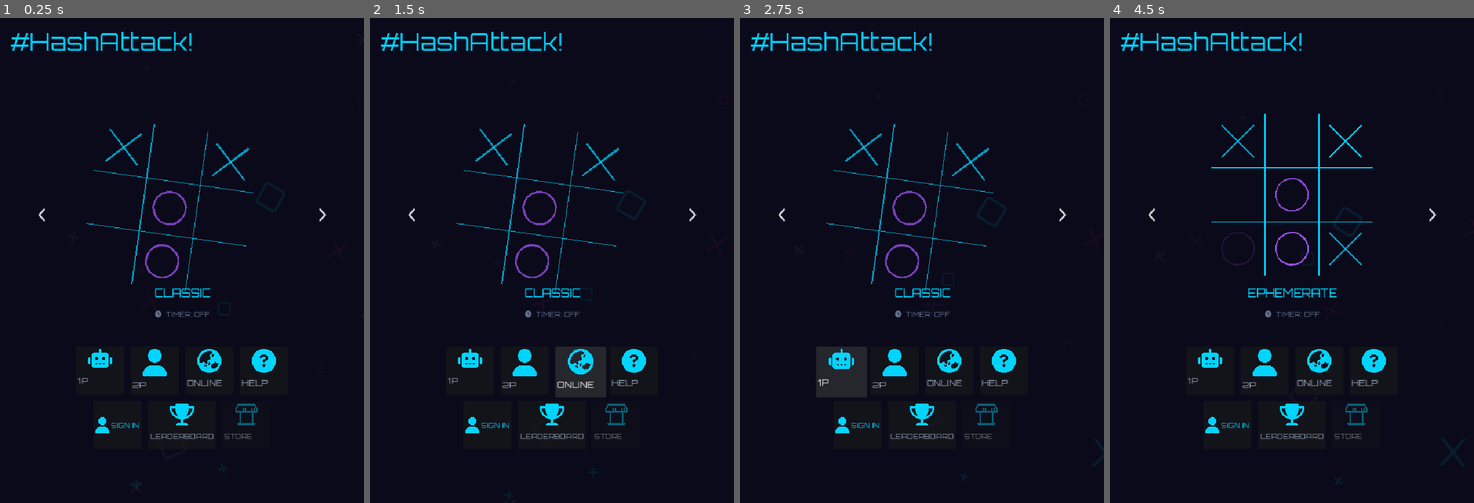
Above: before the commit, frames 1-4 (left to right).
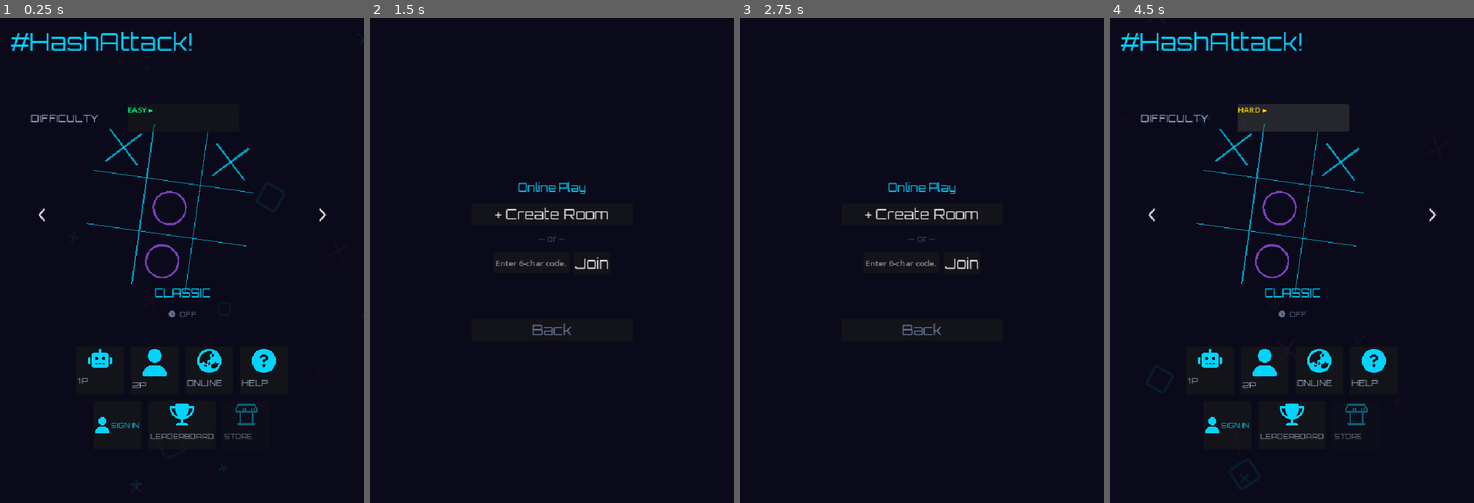
Above: after the commit, the same moments.

Repository: weilies/nexus-arcade
Game: Godot game, scene res://scenes/MainMenu.tscn
The game is run twice, just before and just after one commit, with the same random seed, the same clock (stepped at 60 frames per second) and the same inputs.
Inputs (mouse positions are in pixels of both pictures, inside the frame that each line leads up to):
- Up to frame 1 (0.25 s): no input
- Up to frame 2 (1.5 s): click "2P" at 0.5 s; click "ONLINE" at 1.25 s
- Up to frame 3 (2.75 s): click (841, 372) at 2 s, where only the run before the commit has a clickable "1P"
- Up to frame 4 (4.5 s): click (1211, 372) at 2.75 s, where only the run before the commit has a clickable "1P"; click "" (after the commit: "Back") at 3.5 s; click (1292, 119) at 4.25 s, where only the run after the commit has a clickable "EASY ▸"

The runs differ from the first frame. In frame 1, 0.3% of the frame differs, in the area x 8-58%, y 18-62%; in frame 2, 5.3%; in frame 3, 5.3%, in the area x 3-90%, y 2-87%; in frame 4, 3.8%.
Error before the commit: Invalid assignment of property or key 'use_timer' with value of type 'bool' on a base object of type 'Node (Globals.gd)'. (res://scenes/MainMenu.gd:159)
Error after the commit: Parse Error: Could not find type "Difficulty" under base "TicTacToeAI". (res://scenes/GameBoard.gd:9)

Commit message:
feat(ttt): add inline difficulty row, fix timer labels, direct 1P launch from MainMenu
Co-Authored-By: Claude Opus 4.7 <noreply@anthropic.com>

Diff:
--- a/games/tic-tac-toe/scenes/MainMenu.gd
+++ b/games/tic-tac-toe/scenes/MainMenu.gd
@@ -11,6 +11,15 @@
 ]
 var _show_sign_out: bool = false
 var _help_popup: Control = null
+var _difficulty_index: int = 0
+const DIFFICULTY_MODES: Array[Dictionary] = [
+	{ "label": "EASY",       "difficulty": 0, "color": Color("#00ff88") },
+	{ "label": "HARD",       "difficulty": 1, "color": Color("#ffd700") },
+	{ "label": "UNBEATABLE", "difficulty": 2, "color": Color("#ff2d95") },
+]
+
+var _btn_difficulty: Button = null
+var _lbl_difficulty: Label = null
 
 @onready var _carousel: ModeCarousel = $CarouselContainer
 @onready var _btn_1p: Button = $TileBar/Row1/Btn1P
@@ -60,6 +69,7 @@
 	_refresh_timer_label()
 
 	_build_row2()
+	_build_difficulty_row()
 
 	_slot_profile.gui_input.connect(_on_profile_clicked)
 
@@ -133,44 +143,103 @@
 	row2.add_child(_auth_slot)
 	row2.move_child(_auth_slot, 0)
 
+func _build_difficulty_row() -> void:
+	var orbitron := load("res://fonts/Orbitron.ttf")
+	var carousel := $CarouselContainer
+
+	var row := HBoxContainer.new()
+	row.name = "DifficultyRow"
+	row.add_theme_constant_override("separation", 12)
+	row.alignment = BoxContainer.ALIGNMENT_BEGIN
+
+	var lbl_prefix := Label.new()
+	lbl_prefix.text = "DIFFICULTY"
+	lbl_prefix.add_theme_font_override("font", orbitron)
+	lbl_prefix.add_theme_font_size_override("font_size", 20)
+	lbl_prefix.add_theme_color_override("font_color", Color(0.667, 0.667, 0.8, 1.0))
+	lbl_prefix.custom_minimum_size = Vector2(180, 0)
+	row.add_child(lbl_prefix)
+
+	_btn_difficulty = Button.new()
+	_btn_difficulty.flat = false
+	_btn_difficulty.custom_minimum_size = Vector2(220, 56)
+	_btn_difficulty.add_theme_font_override("font", orbitron)
+	_btn_difficulty.add_theme_font_size_override("font_size", 22)
+
+	_lbl_difficulty = Label.new()
+	_lbl_difficulty.text = ""
+	_btn_difficulty.add_child(_lbl_difficulty)
+	_btn_difficulty.pressed.connect(_on_difficulty_pressed)
+	row.add_child(_btn_difficulty)
+
+	# Insert after TimerRow
+	var timer_row := carousel.get_node("TimerRow")
+	var insert_idx := timer_row.get_index() + 1
+	carousel.add_child(row)
+	carousel.move_child(row, insert_idx)
+
+	_refresh_difficulty_label()
+
 func _on_mode_changed(_index: int, mode_id: String) -> void:
 	_current_game_mode = mode_id
 	_refresh_timer_visibility()
 
 func _refresh_timer_visibility() -> void:
-	$CarouselContainer/TimerRow.visible = _current_game_mode != "ultimate"
+	var locked := _current_game_mode in ["ultimate", "ephemeral"]
+	$CarouselContainer/TimerRow.visible = not locked
+	if has_node("CarouselContainer/DifficultyRow"):
+		$CarouselContainer/DifficultyRow.visible = true
 
 func _on_timer_pressed() -> void:
 	_timer_index = (_timer_index + 1) % TIMER_MODES.size()
 	_refresh_timer_label()
+
+func _refresh_difficulty_label() -> void:
+	var mode: Dictionary = DIFFICULTY_MODES[_difficulty_index]
+	_lbl_difficulty.text = mode["label"] + " ▸"
+	var clr: Color = mode["color"]
+	_lbl_difficulty.add_theme_color_override("font_color", clr)
+	Globals.ai_difficulty = mode["difficulty"] as Globals.AIDifficulty
+
+func _on_difficulty_pressed() -> void:
+	SFX.click()
+	_difficulty_index = (_difficulty_index + 1) % DIFFICULTY_MODES.size()
+	_refresh_difficulty_label()
 
 func _refresh_timer_label() -> void:
 	var mode: Dictionary = TIMER_MODES[_timer_index]
 	var label: String = mode["label"]
 	var secs: int = mode["seconds"]
-	if secs > 0:
-		_lbl_timer.text = "TIMER: " + label + " " + str(secs) + "s"
-	else:
-		_lbl_timer.text = "TIMER: " + label
-	# Color: muted when off, cyan when on
-	var clr := Color("#00d4ff") if secs > 0 else Color(0.392, 0.455, 0.573, 1)
+	_lbl_timer.text = label
+	var clr: Color
+	match label:
+		"BLITZ":  clr = Color("#ff2d95")
+		"CASUAL": clr = Color("#ffd700")
+		"CHILL":  clr = Color("#00ff88")
+		_:        clr = Color(0.392, 0.455, 0.573, 1.0)
 	_lbl_timer.add_theme_color_override("font_color", clr)
 	_lbl_clock_icon.add_theme_color_override("font_color", clr)
-	Globals.use_timer = secs > 0
 	Globals.timer_seconds = secs
 
 func _on_1p() -> void:
 	SFX.click()
 	Globals.current_game_mode = _current_game_mode
-	Globals.use_timer = TIMER_MODES[_timer_index]["seconds"] > 0
-	Globals.timer_seconds = TIMER_MODES[_timer_index]["seconds"]
-	get_tree().change_scene_to_file("res://scenes/AIDifficultySelect.tscn")
+	if _current_game_mode in ["ultimate", "ephemeral"]:
+		Globals.timer_seconds = 6
+	else:
+		Globals.timer_seconds = TIMER_MODES[_timer_index]["seconds"]
+	var board = load("res://scenes/GameBoard.tscn").instantiate()
+	board.setup_vs_ai(Globals.ai_difficulty)
+	get_tree().root.add_child(board)
+	queue_free()
 
 func _on_2p() -> void:
 	SFX.click()
 	Globals.current_game_mode = _current_game_mode
-	Globals.use_timer = TIMER_MODES[_timer_index]["seconds"] > 0
-	Globals.timer_seconds = TIMER_MODES[_timer_index]["seconds"]
+	if _current_game_mode in ["ultimate", "ephemeral"]:
+		Globals.timer_seconds = 6
+	else:
+		Globals.timer_seconds = TIMER_MODES[_timer_index]["seconds"]
 	var board = load("res://scenes/GameBoard.tscn").instantiate()
 	board.setup_local()
 	get_tree().root.add_child(board)
@@ -179,8 +248,10 @@
 func _on_online() -> void:
 	SFX.click()
 	Globals.current_game_mode = _current_game_mode
-	Globals.use_timer = TIMER_MODES[_timer_index]["seconds"] > 0
-	Globals.timer_seconds = TIMER_MODES[_timer_index]["seconds"]
+	if _current_game_mode in ["ultimate", "ephemeral"]:
+		Globals.timer_seconds = 6
+	else:
+		Globals.timer_seconds = TIMER_MODES[_timer_index]["seconds"]
 	get_tree().change_scene_to_file("res://scenes/OnlineLobby.tscn")
 
 func _on_leaderboard() -> void:
@@ -342,7 +413,7 @@
 		"",
 		"Win a mini-board to claim that square in the mega-board. But here's the twist: your move determines which mini-board your opponent plays next. Send them to a board that's already won? They get to choose. Evil grin optional.",
 		"",
-		"This mode has TIMER always ON. No chill here — 30 seconds or bust.",
+		"This mode has TIMER always on (CASUAL). No chill here — place fast!",
 	]
 
 func _help_ephemeral() -> Array[String]:
@@ -353,5 +424,5 @@
 		"",
 		"After 6 turns, your oldest mark POOF — vanishes into the void. The board is always shifting. No draws possible — someone will eventually win. It's mathematically guaranteed, just like your confusion on turn 7.",
 		"",
-		"Timer is always ON here too. Keep up or get left behind.",
+		"Timer is always CASUAL here. Keep up or get left behind.",
 	]
